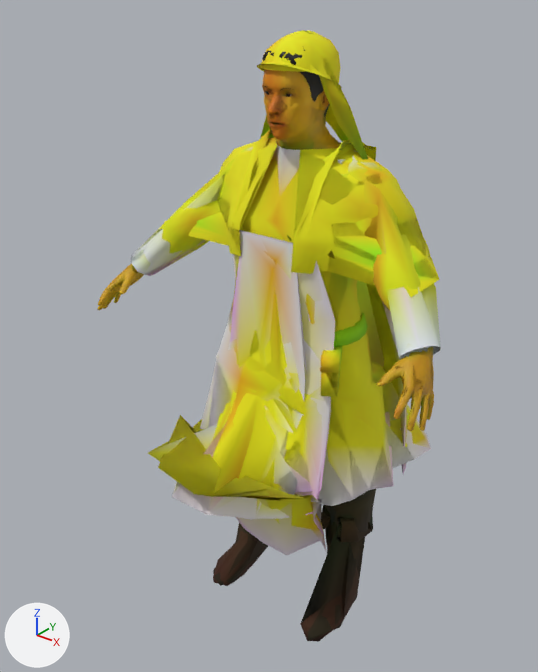
Before and after pictures for a commit that changed the glTF model chars/real/m_innkeeper.glb.
Before and after are seen from a 50 mm lens placed at (1.161, -1.625, 1.882), pointed at (-0.066, -0.091, 0.931). The axes (+X, +Y, +Z) are drawn at lower left. The lights are the same throughout. The first picture is the older version. Vertices at exactly the same position are counted once.

The older version as bpy lines, for what is in view:
```python
ob_w_apron_half_lod = bpy.data.objects.new('w_apron_half@lod', me_w_apron_half_lod)
ob_w_apron_half_lod.location = (0.0, 0.0, 0.0)
ob_w_apron_lod = bpy.data.objects.new('w_apron@lod', me_w_apron_lod)
ob_w_apron_lod.location = (0.0, 0.0, 0.0)
ob_w_apron_long = bpy.data.objects.new('w_apron_long', me_w_apron_long)
ob_w_apron_long.location = (0.0, 0.0, 0.0)
ob_w_apron_long_lod = bpy.data.objects.new('w_apron_long@lod', me_w_apron_long_lod)
ob_w_apron_long_lod.location = (0.0, 0.0, 0.0)
ob_w_apron_long_mid = bpy.data.objects.new('w_apron_long@mid', me_w_apron_long_mid)
ob_w_apron_long_mid.location = (0.0, 0.0, 0.0)
ob_w_apron_mid = bpy.data.objects.new('w_apron@mid', me_w_apron_mid)
ob_w_apron_mid.location = (0.0, 0.0, 0.0)
ob_w_sleevel = bpy.data.objects.new('w_sleeveL', me_w_sleevel)
ob_w_sleevel.location = (0.0, 0.0, 0.0)
ob_w_straps_mid = bpy.data.objects.new('w_straps@mid', me_w_straps_mid)
ob_w_straps_mid.location = (0.0, 0.0, 0.0)
# also in view: 'w_sleeveL@mid' at (0.257, -0.077, 1.267); 'w_hat_hood' at (0.0, -0.048, 1.581); 'w_sleeveR@far' at (-0.257, -0.077, 1.267); 'w_hat_hood_cape@mid' at (0.007, -0.008, 1.34); 'w_sleeveR' at (-0.252, -0.077, 1.267)
```
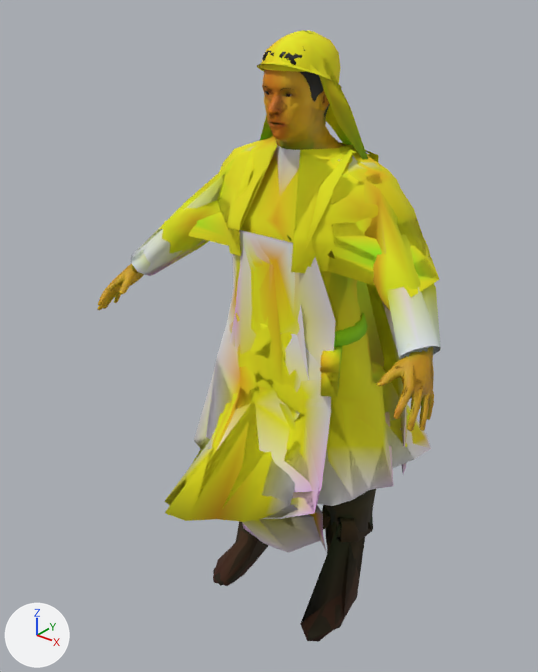
Edits to the bpy script that builds the scene:
```text
Change me_w_apron_long:
    remove me_w_apron_long.from_pydata(...)  # 92 vertices, 149 faces; spans x -0.299..0.26, y -0.498..-0.083, z 0.27..1.267
    add me_w_apron_long.from_pydata(...)  # 92 vertices, 149 faces; spans x -0.188..0.19, y -0.55..-0.083, z 0.27..1.267
    me_w_apron_long part 1: 49 of 92 vertices moved; they spanned x -0.299..0.26, y -0.498..-0.127, z 0.374..1.267 and now span x -0.188..0.19, y -0.55..-0.086, z 0.347..1.267; mean shift (-0.006, 0.025, -0.047); largest move (-0.299, -0.243, 0.645) -> (-0.083, -0.086, 0.5)
Change me_w_apron_mid:
    where me_w_apron_mid.from_pydata(...)  # 34 vertices, 50 faces; spans x -0.228..0.228, y -0.418..-0.111, z 0.596..1.267
    me_w_apron_mid part 2: 11 of 34 vertices moved; they spanned x -0.134..0.193, y -0.242..-0.146, z 0.804..1.267 and now span x -0.13..0.194, y -0.244..-0.146, z 0.802..1.267; mean shift (0.001, 0.001, -0.001); largest move (0.0, -0.229, 0.804) -> (0.0, -0.244, 0.802)
Change me_w_apron_long_mid:
    remove me_w_apron_long_mid.from_pydata(...)  # 34 vertices, 51 faces; spans x -0.268..0.222, y -0.469..-0.083, z 0.27..1.267
    add me_w_apron_long_mid.from_pydata(...)  # 34 vertices, 51 faces; spans x -0.188..0.211, y -0.527..-0.083, z 0.27..1.267
    me_w_apron_long_mid part 3: 24 of 34 vertices moved; they spanned x -0.268..0.222, y -0.469..-0.14, z 0.433..1.191 and now span x -0.188..0.211, y -0.527..-0.086, z 0.424..1.19; mean shift (0.024, 0.012, -0.039); largest move (-0.206, -0.28, 0.612) -> (-0.041, -0.19, 0.5)
Change me_w_straps_mid:
    remove me_w_straps_mid.from_pydata(...)  # 18 vertices, 14 faces; spans x -0.138..0.135, y -0.193..0.123, z 1.06..1.512
    add me_w_straps_mid.from_pydata(...)  # 18 vertices, 14 faces; spans x -0.15..0.162, y -0.194..0.107, z 1.067..1.486
    me_w_straps_mid part 4: 18 of 18 vertices moved; they spanned x -0.138..0.135, y -0.193..0.123, z 1.06..1.512 and now span x -0.15..0.162, y -0.194..0.107, z 1.067..1.486; mean shift (0.0, -0.005, -0.01)
Change me_w_apron_lod:
    remove me_w_apron_lod.from_pydata(...)  # 29 vertices, 41 faces; spans x -0.228..0.228, y -0.418..-0.111, z 0.596..1.268
    add me_w_apron_lod.from_pydata(...)  # 29 vertices, 41 faces; spans x -0.228..0.228, y -0.418..-0.115, z 0.596..1.267
    me_w_apron_lod part 5: 18 of 29 vertices moved; they spanned x -0.187..0.206, y -0.243..-0.111, z 0.751..1.268 and now span x -0.189..0.206, y -0.244..-0.115, z 0.751..1.267; mean shift (0.001, 0.002, -0.001); largest move (0.002, -0.23, 0.805) -> (0.0, -0.244, 0.802)
Change me_w_apron_half_lod:
    remove me_w_apron_half_lod.from_pydata(...)  # 28 vertices, 42 faces; spans x -0.23..0.228, y -0.48..-0.116, z 0.536..1.02
    add me_w_apron_half_lod.from_pydata(...)  # 28 vertices, 42 faces; spans x -0.244..0.228, y -0.455..-0.118, z 0.536..1.02
    me_w_apron_half_lod part 6: 20 of 28 vertices moved; they spanned x -0.23..0.203, y -0.48..-0.116, z 0.567..1.02 and now span x -0.244..0.202, y -0.455..-0.118, z 0.536..1.02; mean shift (0.003, 0.002, -0.005); largest move (-0.104, -0.48, 0.567) -> (-0.057, -0.455, 0.536)
Change me_w_apron_long_lod:
    remove me_w_apron_long_lod.from_pydata(...)  # 29 vertices, 41 faces; spans x -0.277..0.222, y -0.475..-0.083, z 0.27..1.267
    add me_w_apron_long_lod.from_pydata(...)  # 29 vertices, 41 faces; spans x -0.188..0.211, y -0.527..-0.083, z 0.27..1.267
    me_w_apron_long_lod part 7: 22 of 29 vertices moved; they spanned x -0.277..0.222, y -0.475..-0.139, z 0.309..1.267 and now span x -0.188..0.211, y -0.527..-0.086, z 0.27..1.267; mean shift (0.014, 0.014, -0.04); largest move (-0.276, -0.169, 0.605) -> (-0.083, -0.086, 0.5)
```

Pixel boxes [x1, y1, x2, y2] of what changed, in the pictures (538 x 672 px; the box of a moved part takes in the faces that stretch with it):
'w_apron_long', reshaped: before [158, 232, 326, 550]; after [165, 232, 326, 552]
'w_apron_long@mid', reshaped: before [148, 231, 305, 543]; after [164, 231, 320, 553]
'w_apron@lod', reshaped: before [214, 230, 330, 491]; after [214, 230, 336, 492]
'w_apron_long@lod', reshaped (not visible afterwards): before [192, 232, 322, 555]
'w_straps@mid', reshaped: before [232, 129, 376, 239]; after [227, 136, 372, 248]
'w_apron_half@lod', reshaped: before [207, 340, 322, 515]; after [212, 324, 335, 446]
part 2 of me_w_apron_mid, moved or reshaped: before [227, 241, 335, 415]; after [217, 231, 329, 449]
part 5 of me_w_apron_lod, moved or reshaped: before [218, 230, 330, 491]; after [217, 230, 336, 492]
part 6 of me_w_apron_half_lod, moved or reshaped: before [211, 340, 322, 499]; after [212, 324, 335, 446]
